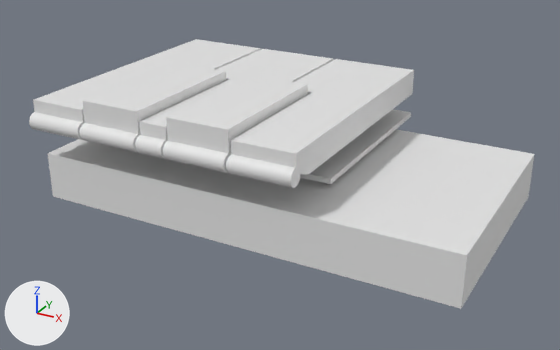
The Blender file DW2025Instrument/Keys.blend: old version first, new version second.
Camera for both pictures: a 50 mm lens placed at (0.0741, -0.1541, 0.0549), pointed at (0.0078, -0.0336, -0.0053). Lighting does not change. The marker at lower left points along +X, +Y and +Z. The picture after the commit comes second.

The first picture shows 'Breadboard', 'Keys', 'Keys size'.
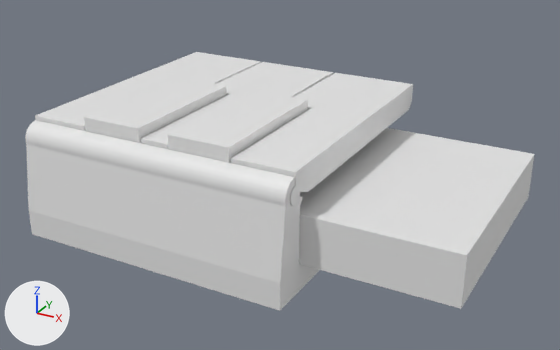
Commit message: DW piano keys

Edits to the bpy script that builds the scene:
```text
Add me_cube_013:
    me_cube_013.from_pydata(...)  # 112 vertices, 121 faces; spans x -0.0274..0.0274, y -0.0379..0.0138, z -0.0196..0.0023
Remove ob_keys_size:
    ob_keys_size = bpy.data.objects.new('Keys size', me_cube_011)
    ob_keys_size.location = (-0.0048, -0.0225, 0.0)
Change ob_keys:
    ob_keys.location: (-0.0048, -0.0225, 0.0067) -> (-0.0048, -0.0225, 0.0036)
Add ob_holder:
    ob_holder = bpy.data.objects.new('Holder', me_cube_013)
    ob_holder.location = (-0.0048, -0.0225, 0.0036)
```

Changed parts and their boxes [x1, y1, x2, y2] in the pictures (560 x 350 px):
'Keys', moved
    before: [29, 39, 414, 188]
    after: [35, 52, 413, 206]
'Holder', added
    after: [25, 120, 320, 311]
'Keys size', deleted
    before: [300, 109, 411, 184]
